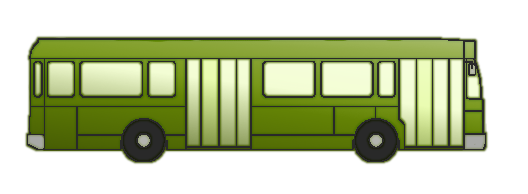
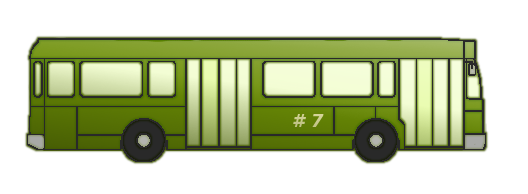
Layer changes from the first 528px x 194px image to the second:
added layer "# 7" above "Pasted Layer" over [293, 114, 324, 127]
